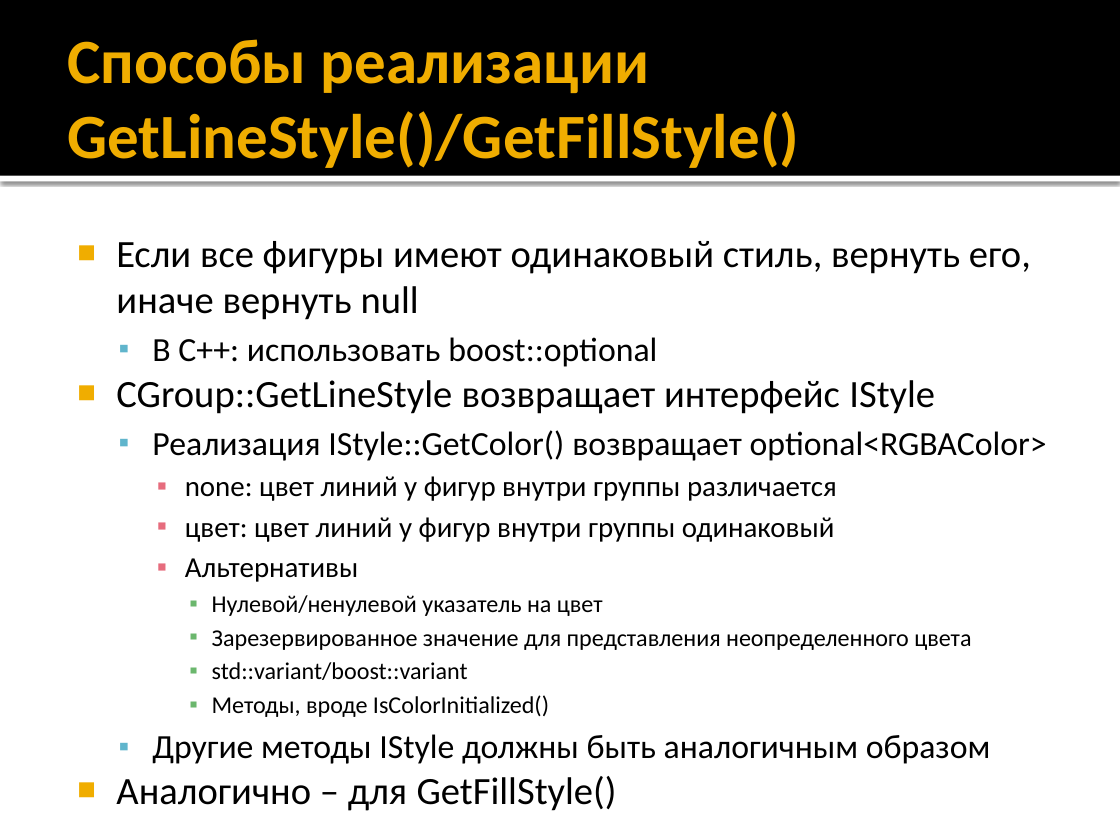
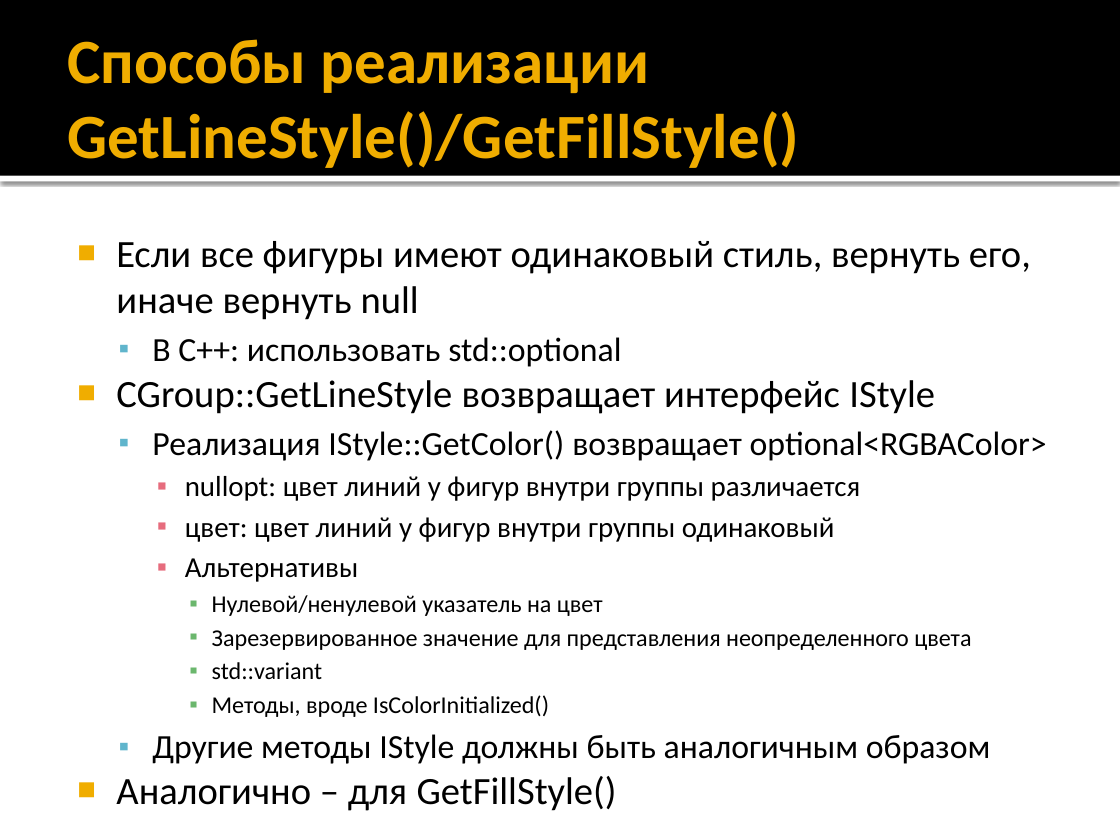
Before and after one commit to alexey-malov/ood, a slide deck: slide 38 of lectures/10.composite/composite.pptx (slide 34 before the commit). Drawn at 1120x840 pixels with LibreOffice and Linux fonts; fonts in the diff are those of the drawing. Boxes give left, top, right and bottom in pixels: in the first picture for what was removed or moved away, otherwise in the second. Text is boxed around its words. In the diff, an @@ line names an element or a change of style, - is before the commit and + after.

```diff
--- a/lectures/10.composite/composite.pptx
+++ b/lectures/10.composite/composite.pptx
@@ text at [152, 337, 621, 367]: text changed @@
-  ▪ В C++: использовать boost::optional
+  ▪ В C++: использовать std::optional
@@ text at [185, 476, 861, 501]: text changed @@
-    ▪ none: цвет линий у фигур внутри группы различается
+    ▪ nullopt: цвет линий у фигур внутри группы различается
@@ text at [212, 662, 322, 679]: text changed @@
-      ▪ std::variant/boost::variant
+      ▪ std::variant
```
Also in this commit, not shown: 9 other slides changed, 4 slides added, 1 other file.
